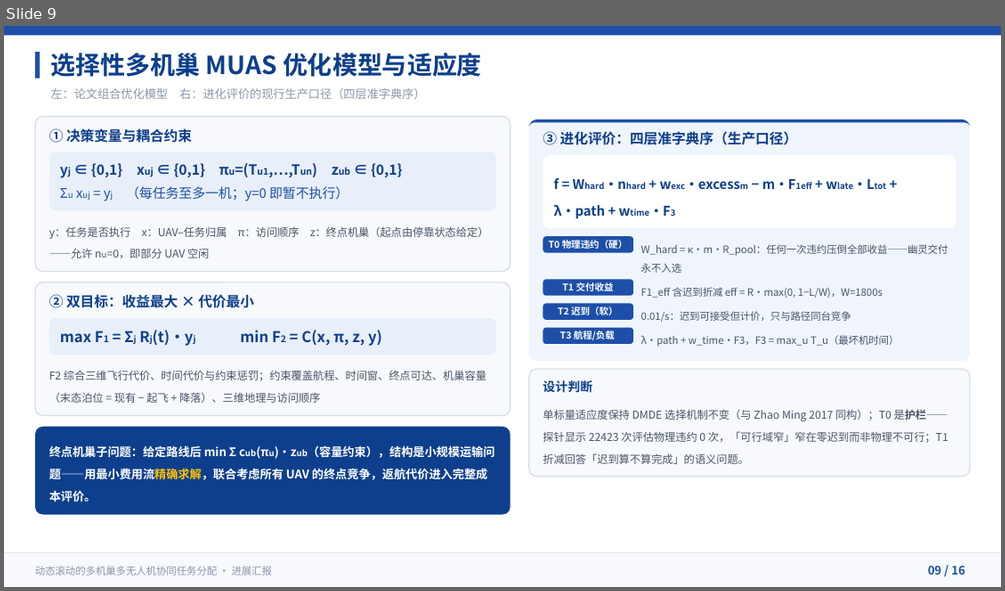
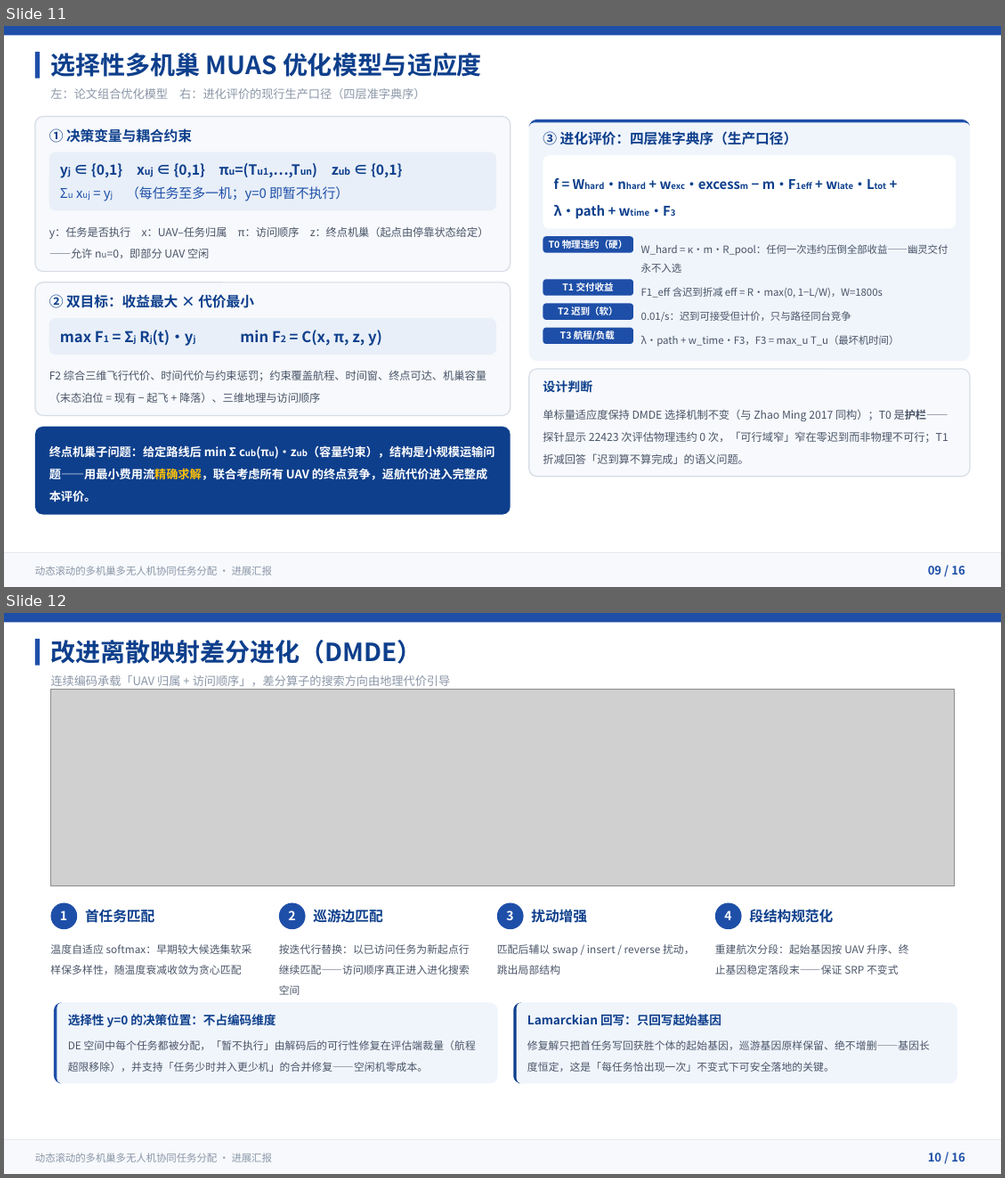
Before and after one commit to 909347194/ExperimentForGraduation, a slide deck: UAV协同任务分配方法-进展汇报/UAV协同任务分配方法-进展汇报.pptx. Shown one above the other, each under a label of ours: slide 9 before the commit, slides 11 and 12 after it. The pictures are 1005x591 and 1005x1178 pixels, drawn with LibreOffice and Linux fonts; fonts in the diff are those of the drawing; grey boxes stand for pictures. Boxes give left, top, right and bottom in pixels: in the first picture for what was removed or moved away, otherwise in the second. Text is boxed around its words. In the diff, an @@ line names an element or a change of style, - is before the commit and + after.

```diff
--- a/UAV协同任务分配方法-进展汇报/UAV协同任务分配方法-进展汇报.pptx
+++ b/UAV协同任务分配方法-进展汇报/UAV协同任务分配方法-进展汇报.pptx
@@ slide 12 added at box(4, 613, 1001, 1174), background #FFFFFF @@
@@ rectangle added at box(4, 613, 1001, 622), fill #1E4FA8 @@
@@ rectangle added at box(35, 639, 40, 665), fill #1E4FA8 @@
@@ text added at box(51, 640, 422, 664), 24 pt, text #0E3F8C, bold @@
+改进离散映射差分进化（DMDE）
@@ picture added at box(50, 690, 954, 885) @@
@@ text added at box(51, 675, 451, 686), 11.2 pt, text #8B97A8 @@
+连续编码承载「UAV 归属 + 访问顺序」，差分算子的搜索方向由地理代价引导
@@ rounded rectangle added at box(50, 903, 77, 929), fill #1E4FA8 @@
@@ rounded rectangle added at box(279, 903, 306, 929), fill #1E4FA8 @@
@@ rounded rectangle added at box(497, 903, 523, 929), fill #1E4FA8 @@
@@ rounded rectangle added at box(715, 903, 741, 929), fill #1E4FA8 @@
@@ text added at box(60, 910, 67, 920), 12 pt, text #FFFFFF, bold @@
+1
@@ text added at box(85, 908, 154, 923), 13.5 pt, text #0E3F8C, bold @@
+首任务匹配
@@ text added at box(288, 910, 295, 920), 12 pt, text #FFFFFF, bold @@
+2
@@ text added at box(313, 909, 382, 923), 13.5 pt, text #0E3F8C, bold @@
+巡游边匹配
@@ text added at box(506, 910, 513, 920), 12 pt, text #FFFFFF, bold @@
+3
@@ text added at box(531, 908, 587, 923), 13.5 pt, text #0E3F8C, bold @@
+扰动增强
@@ text added at box(724, 910, 731, 920), 12 pt, text #FFFFFF, bold @@
+4
@@ text added at box(749, 908, 833, 923), 13.5 pt, text #0E3F8C, bold @@
+段结构规范化
@@ text added at box(50, 944, 252, 974), 10.1 pt, text #4A5568 @@
+温度自适应 softmax：早期较大候选集软采样保多样性，随温度衰减收敛为贪心匹配
@@ text added at box(279, 944, 469, 995), 10.1 pt, text #4A5568 @@
+按迭代行替换：以已访问任务为新起点行继续匹配——访问顺序真正进入进化搜索空间
@@ text added at box(497, 944, 695, 974), 10.1 pt, text #4A5568 @@
+匹配后辅以 swap / insert / reverse 扰动，跳出局部结构
@@ text added at box(715, 944, 908, 974), 10.1 pt, text #4A5568 @@
+重建航次分段：起始基因按 UAV 升序、终止基因稳定落段末——保证 SRP 不变式
@@ rounded rectangle added at box(54, 1003, 498, 1083), fill #F0F5FC @@
@@ freeform shape added at box(54, 1003, 498, 1083), fill #1E4FA8 @@
@@ rounded rectangle added at box(513, 1003, 957, 1083), fill #F0F5FC @@
@@ freeform shape added at box(513, 1003, 957, 1083), fill #0E3F8C @@
@@ text added at box(68, 1013, 275, 1027), 11.6 pt, text #0E3F8C, bold @@
+选择性 y=0 的决策位置：不占编码维度
@@ text added at box(527, 1013, 721, 1026), 11.6 pt, text #0E3F8C, bold @@
+Lamarckian 回写：只回写起始基因
@@ text added at box(68, 1040, 476, 1071), 10.1 pt, text #4A5568 @@
+DE 空间中每个任务都被分配，「暂不执行」由解码后的可行性修复在评估端裁量（航程超限移除），并支持「任务少时并入更少机」的合并修复——空闲机零成本。
@@ text added at box(527, 1040, 930, 1071), 10.1 pt, text #4A5568 @@
+修复解只把首任务写回获胜个体的起始基因，巡游基因原样保留、绝不增删——基因长度恒定，这是「每任务恰出现一次」不变式下可安全落地的关键。
@@ rectangle added at box(4, 1140, 1001, 1174), fill #F7F9FC @@
@@ freeform shape added at box(4, 1140, 1001, 1174), fill #E5E7EB @@
@@ text added at box(35, 1152, 272, 1162), 9.8 pt, text #8B97A8 @@
+动态滚动的多机巢多无人机协同任务分配 · 进展汇报
@@ text added at box(928, 1152, 965, 1161), 11.2 pt, text #1E4FA8, bold @@
+10 / 16
@@ what was slide 9 is now slide 11 @@
```
Also in this commit, not shown: 3 slides changed, 2 other slides added, 1 slide removed, 55 other files.
